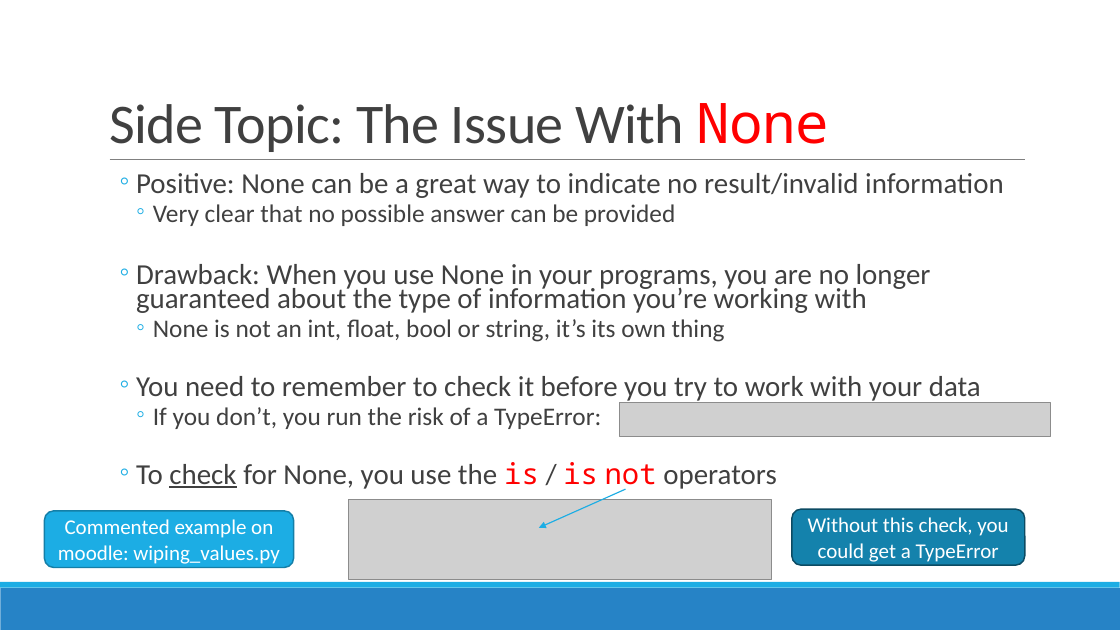
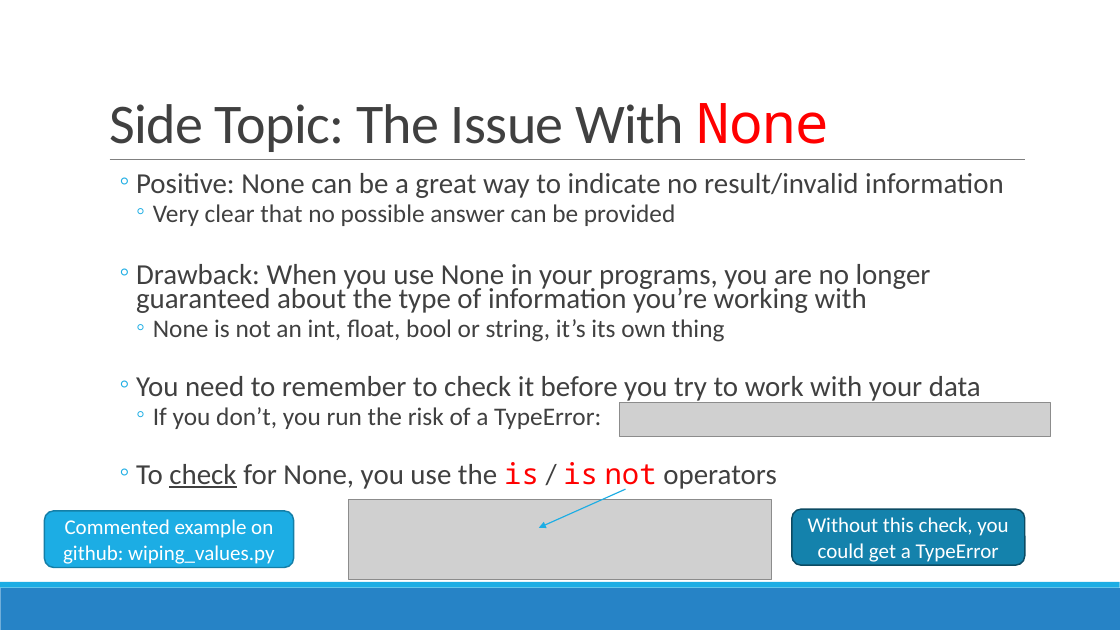
Before and after one commit to mgraham-dkit/OOP_Notes_Exercises_2025-26, a slide deck: slide 19 of Notes/1) Introducing Dictionaries.pptx. Drawn at 1120x630 pixels with LibreOffice and Linux fonts; fonts in the diff are those of the drawing; grey boxes stand for pictures. Boxes give left, top, right and bottom in pixels: in the first picture for what was removed or moved away, otherwise in the second. Text is boxed around its words. In the diff, an @@ line names an element or a change of style, - is before the commit and + after.

```diff
--- a/Notes/1) Introducing Dictionaries.pptx
+++ b/Notes/1) Introducing Dictionaries.pptx
@@ text in rounded rectangle at [63,519,274,564]: text changed @@
-Commented example on moodle: wiping_values.py
+Commented example on github: wiping_values.py
```
Also in this commit, not shown: 5 other slides changed.
